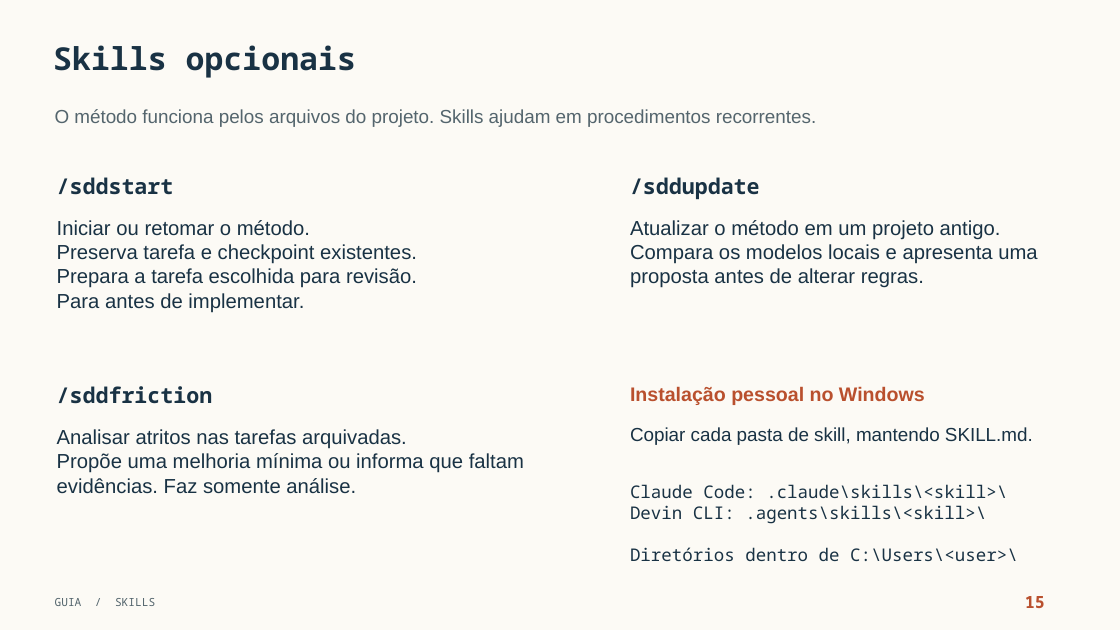
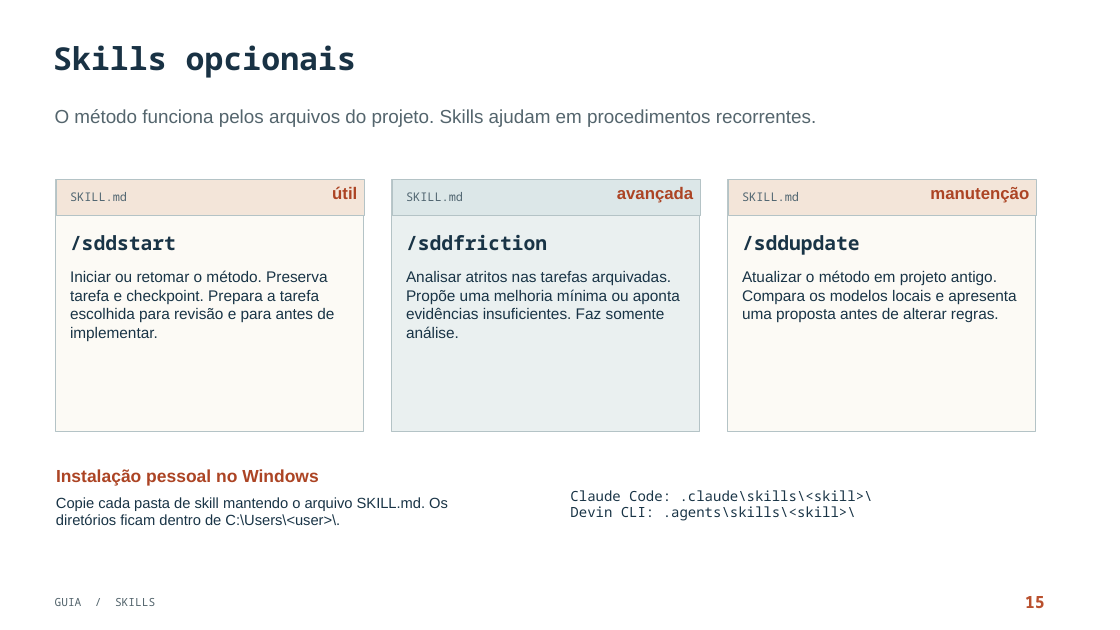
Before and after one commit to wjohnnyhonorato/readings, a slide deck: slide 14 of projects/SDD-Fast/sdd-fast-guia-ilustrado-v4.pptx (slide 15 before the commit). Drawn at 1120x630 pixels with LibreOffice and Linux fonts; fonts in the diff are those of the drawing; background and template pictures are left out. Boxes give left, top, right and bottom in pixels: in the first picture for what was removed or moved away, otherwise in the second. Text is boxed around its words. In the diff, an @@ line names an element or a change of style, - is before the commit and + after.

```diff
--- a/projects/SDD-Fast/sdd-fast-guia-ilustrado-v4.pptx
+++ b/projects/SDD-Fast/sdd-fast-guia-ilustrado-v4.pptx
@@ rectangle added at (56,179,363,431), fill #FCFAF5, outline #B4C3C6 1.05 pt @@
@@ rectangle added at (56,179,363,216), fill #F3E5D9, outline #B4C3C6 0.9 pt, 18 pt, text #AC4424, bold @@
+útil
@@ rectangle added at (392,179,699,431), fill #EAF0F0, outline #B4C3C6 1.05 pt @@
@@ rectangle added at (392,179,699,216), fill #DCE7E8, outline #B4C3C6 0.9 pt, 18 pt, text #AC4424, bold @@
+avançada
@@ rectangle added at (728,179,1035,431), fill #FCFAF5, outline #B4C3C6 1.05 pt @@
@@ rectangle added at (728,179,1035,216), fill #F3E5D9, outline #B4C3C6 0.9 pt, 18 pt, text #AC4424, bold @@
+manutenção
@@ text added at (70,192,127,201), 12.8 pt, text #526772 @@
+SKILL.md
@@ text at (406,192,463,201): text changed; size 20.2 to 12.8 pt; font Arial to Noto Sans Mono; text colour #193244 to #526772 @@
-Copiar cada pasta de skill, mantendo SKILL.md.
+SKILL.md
@@ text "SKILL.md" at (406,192,463,201): vertical alignment top to middle @@
@@ text added at (742,192,799,201), 12.8 pt, text #526772 @@
+SKILL.md
@@ text "/sddstart": place and size @@
-text "/sddstart" at (57,177,174,195)
+text "/sddstart" at (70,235,176,251)
@@ size 23.2 to 21 pt, text colour #193244 to #193446; vertical alignment top to middle in 3 elements at (742,235,860,255), (70,235,176,251), (406,235,547,250) @@
@@ text "/sddfriction": place and size @@
-text "/sddfriction" at (57,386,213,404)
+text "/sddfriction" at (406,235,547,250)
@@ text "/sddupdate": place and size @@
-text "/sddupdate" at (630,177,760,200)
+text "/sddupdate" at (742,235,860,255)
@@ text at (70,270,334,341): text changed; size 21.7 to 16.5 pt; text colour #193244 to #193446 @@
-Iniciar ou retomar o método.
-Preserva tarefa e checkpoint existentes.
-Prepara a tarefa escolhida para revisão.
-Para antes de implementar.
+Iniciar ou retomar o método. Preserva tarefa e checkpoint. Prepara a tarefa escolhida para revisão e para antes de implementar.
@@ text at (406,271,680,338): text changed; size 21.7 to 16.5 pt; text colour #193244 to #193446 @@
-Analisar atritos nas tarefas arquivadas.
-Propõe uma melhoria mínima ou informa que faltam evidências. Faz somente análise.
+Analisar atritos nas tarefas arquivadas. Propõe uma melhoria mínima ou aponta evidências insuficientes. Faz somente análise.
@@ text at (742,270,1016,323): text changed; size 21.7 to 16.5 pt; text colour #193244 to #193446 @@
-Atualizar o método em um projeto antigo.
-Compara os modelos locais e apresenta uma proposta antes de alterar regras.
+Atualizar o método em projeto antigo. Compara os modelos locais e apresenta uma proposta antes de alterar regras.
@@ text "Instalação pessoal no Windows": place and size @@
-text "Instalação pessoal no Windows" at (630,386,925,405)
+text "Instalação pessoal no Windows" at (56,469,318,486)
@@ text "Instalação pessoal no Windows" at (56,469,318,486): size 21 to 18.8 pt, text colour #B9502E to #AC4424; vertical alignment top to middle @@
@@ text added at (56,497,448,525), 15.8 pt, text #193446 @@
+Copie cada pasta de skill mantendo o arquivo SKILL.md. Os diretórios ficam dentro de C:\Users\<user>\.
@@ text "Claude Code: .claude\skills\<skill>\": place and size @@
-text "Claude Code: .claude\skills\<skill>\" at (630,484,1018,561)
+text "Claude Code: .claude\skills\<skill>\" at (570,490,873,521)
@@ text "Claude Code: .claude\skills\<skill>\" at (570,490,873,521): size 18.7 to 15 pt, text colour #193244 to #193446 @@
@@ text at (630,547,1018,561): paragraph removed @@
-Diretórios dentro de C:\Users\<user>\
```
Also in this commit, not shown: 8 other slides changed.
